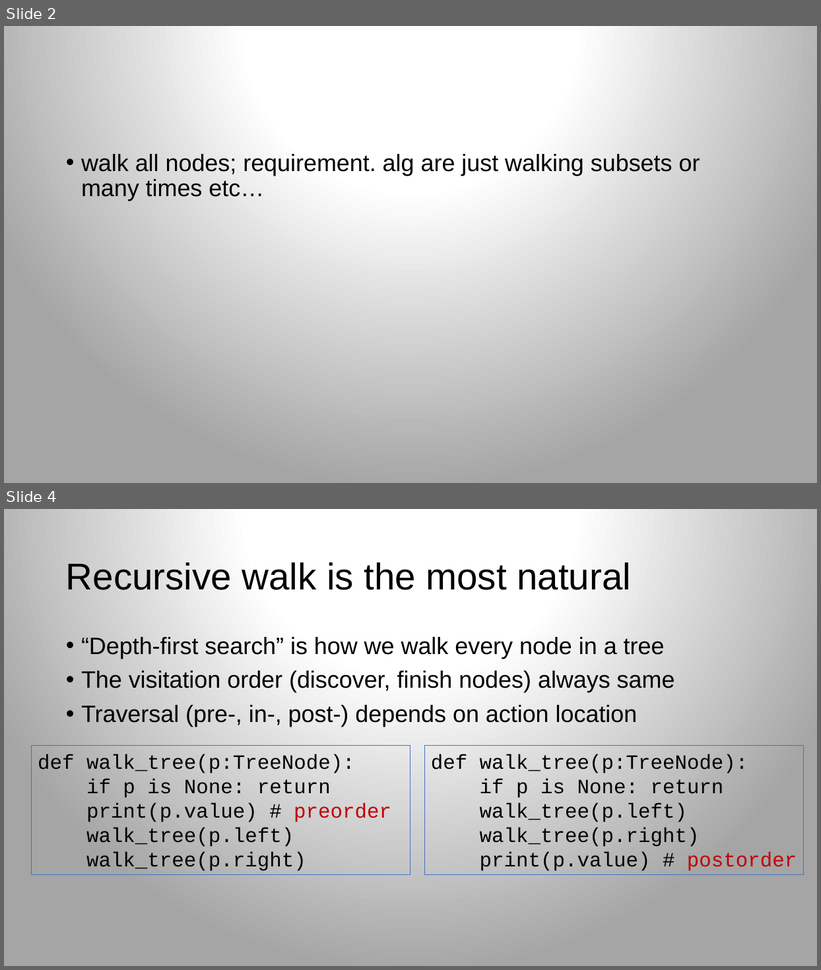
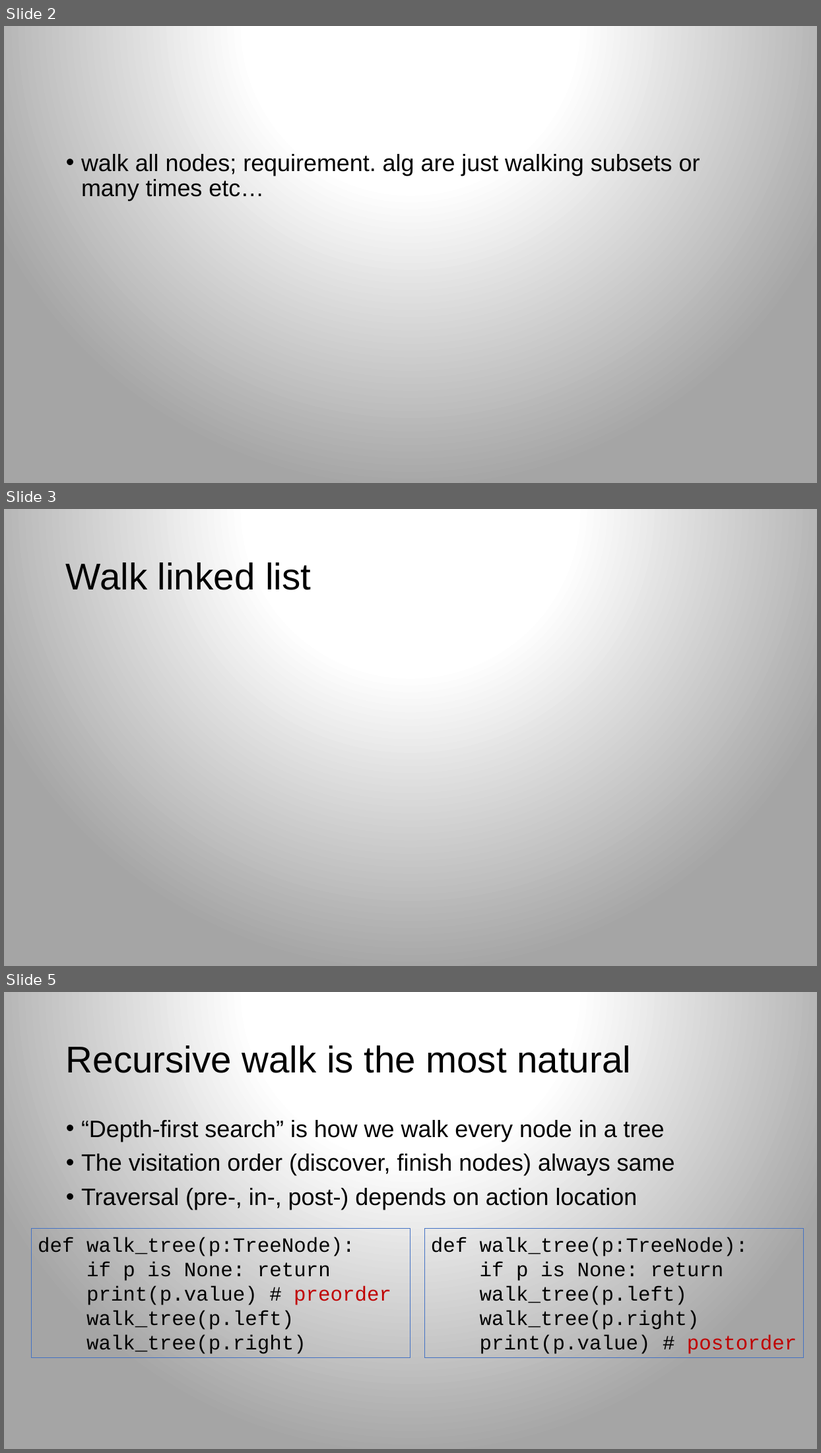
Before and after one commit to parrt/msds689, a slide deck: notes/walking-structures.pptx. Shown one above the other, each under a label of ours: slides 2 and 4 before the commit, slides 2, 3 and 5 after it; the slides between them are not shown. The pictures are 821x970 and 821x1453 pixels, drawn with LibreOffice and Linux fonts; fonts in the diff are those of the drawing; background and template pictures are left out. Boxes give left, top, right and bottom in pixels: in the first picture for what was removed or moved away, otherwise in the second. Text is boxed around its words. In the diff, an @@ line names an element or a change of style, - is before the commit and + after.

```diff
--- a/notes/walking-structures.pptx
+++ b/notes/walking-structures.pptx
@@ slide 3 added at (x1=4, y1=509, x2=817, y2=966), background gradient #FFFFFF to #A5A5A5 @@
@@ title added at (x1=66, y1=562, x2=311, y2=590), 44 pt, text #000000 @@
+Walk linked list
@@ what was slide 4 is now slide 5 @@
```
Also in this commit, not shown: 1 slide changed, 3 other files.
